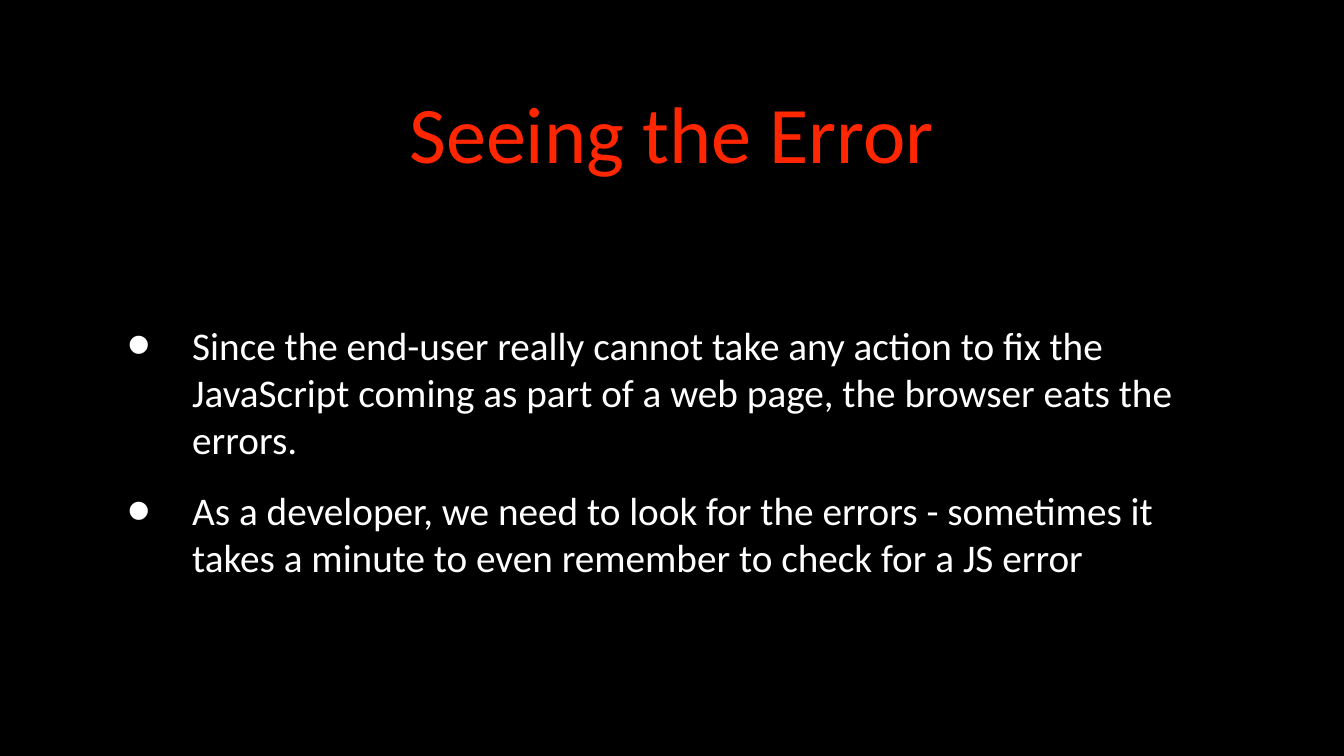
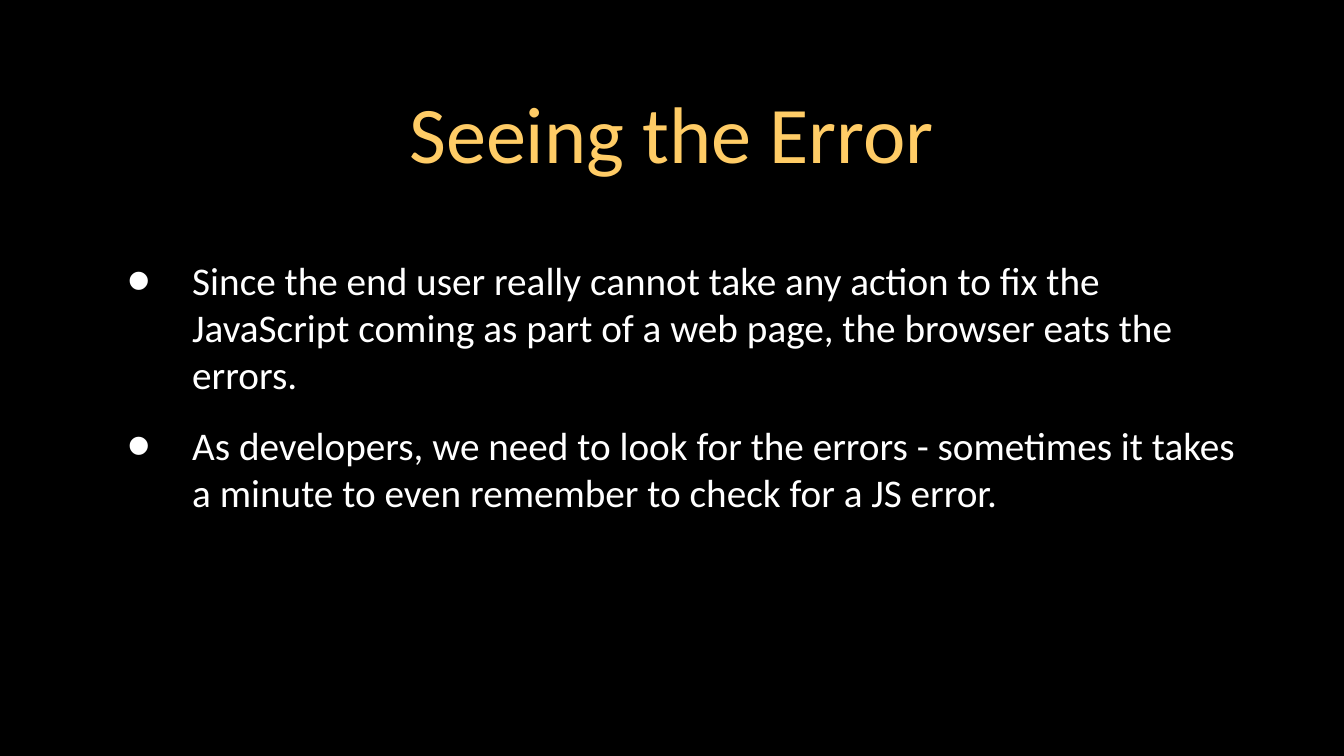
Before and after one commit to csev/wa4e, a slide deck: slide 12 of lectures/JS-01-JavaScript.ppt. Drawn at 1344x756 pixels with LibreOffice and Linux fonts; fonts in the diff are those of the drawing. Boxes give left, top, right and bottom in pixels: in the first picture for what was removed or moved away, otherwise in the second. Text is boxed around its words. In the diff, an @@ line names an element or a change of style, - is before the commit and + after.

```diff
--- a/lectures/JS-01-JavaScript.ppt
+++ b/lectures/JS-01-JavaScript.ppt
@@ title "Seeing the Error" at (409, 107, 933, 177): text colour #FF2600 to #FFCC66 @@
@@ text at (192, 267, 1235, 508): text changed @@
-• Since the end-user really cannot take any action to fix the JavaScript coming as part of a web page, the browser eats the errors.
-• As a developer, we need to look for the errors - sometimes it takes a minute to even remember to check for a JS error
+• Since the end user really cannot take any action to fix the JavaScript coming as part of a web page, the browser eats the errors.
+• As developers, we need to look for the errors - sometimes it takes a minute to even remember to check for a JS error.
```
Also in this commit, not shown: 52 other slides changed, 1 slide added, 4 other files.
